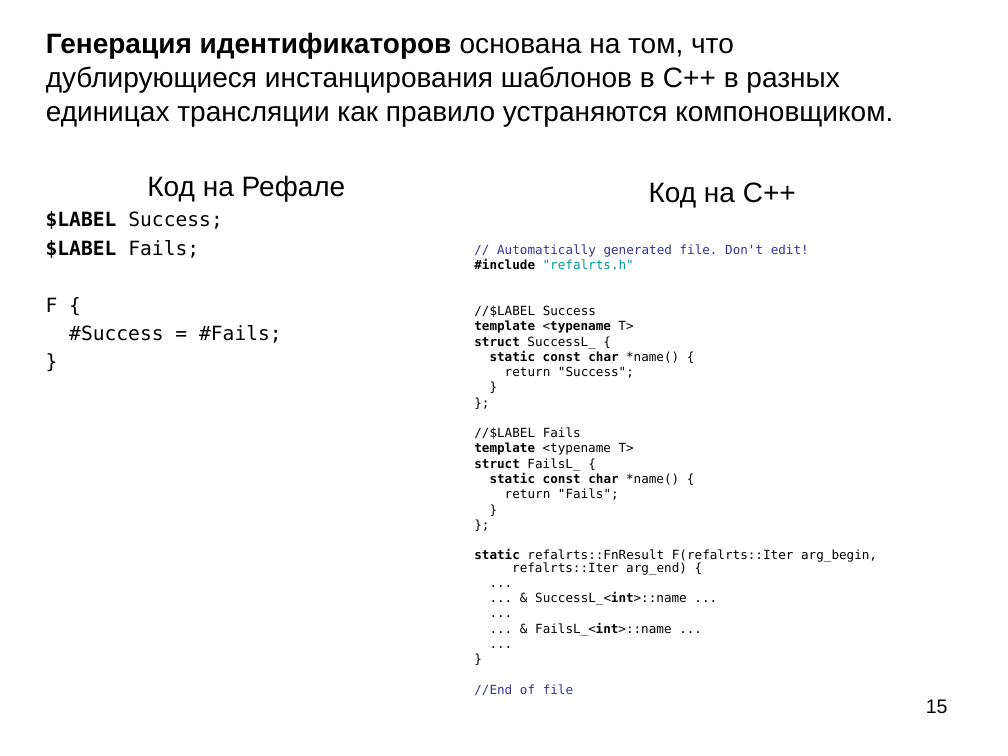
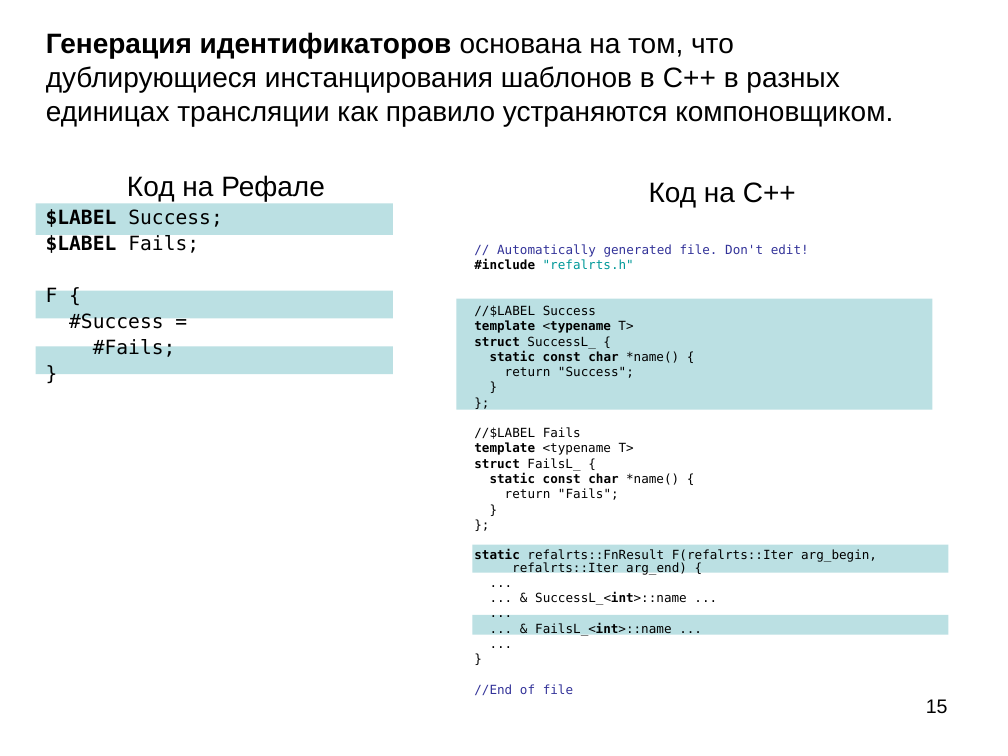
Before and after one commit to bmstu-iu9/refal-5-lambda, a slide deck: slide 15 of doc/Компилятор Простого Рефала.ppt. Drawn at 1008x756 pixels with LibreOffice and Linux fonts; fonts in the diff are those of the drawing. Boxes give left, top, right and bottom in pixels: in the first picture for what was removed or moved away, otherwise in the second. Text is boxed around its words. In the diff, an @@ line names an element or a change of style, - is before the commit and + after.

```diff
--- a/doc/Компилятор Простого Рефала.ppt
+++ b/doc/Компилятор Простого Рефала.ppt
@@ rectangle added at bbox=[35, 204, 392, 235], fill #BBE0E3 @@
@@ text at bbox=[46, 209, 222, 302]: line spacing 1 to 0.9 @@
@@ rectangle added at bbox=[35, 290, 392, 319], fill #BBE0E3 @@
@@ rectangle added at bbox=[457, 298, 932, 409], fill #BBE0E3 @@
@@ text at bbox=[69, 313, 176, 357]: text changed @@
-#Success = #Fails;
+#Success =
+#Fails;
@@ rectangle added at bbox=[35, 347, 392, 375], fill #BBE0E3 @@
@@ rectangle added at bbox=[473, 544, 949, 573], fill #BBE0E3 @@
@@ rectangle added at bbox=[473, 615, 949, 635], fill #BBE0E3 @@
```
Also in this commit, not shown: 13 other slides changed, 3 slides added, 1 other file.
